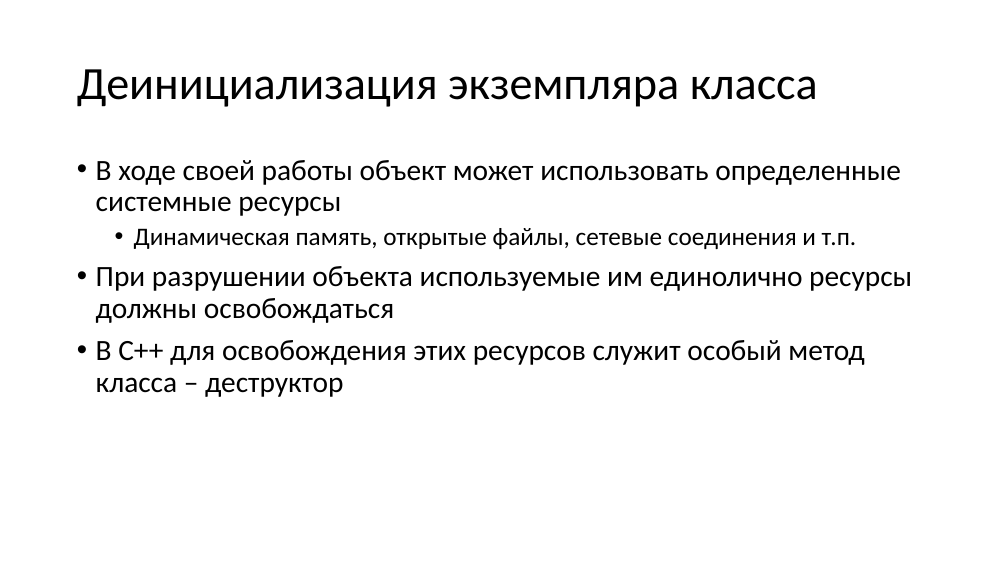
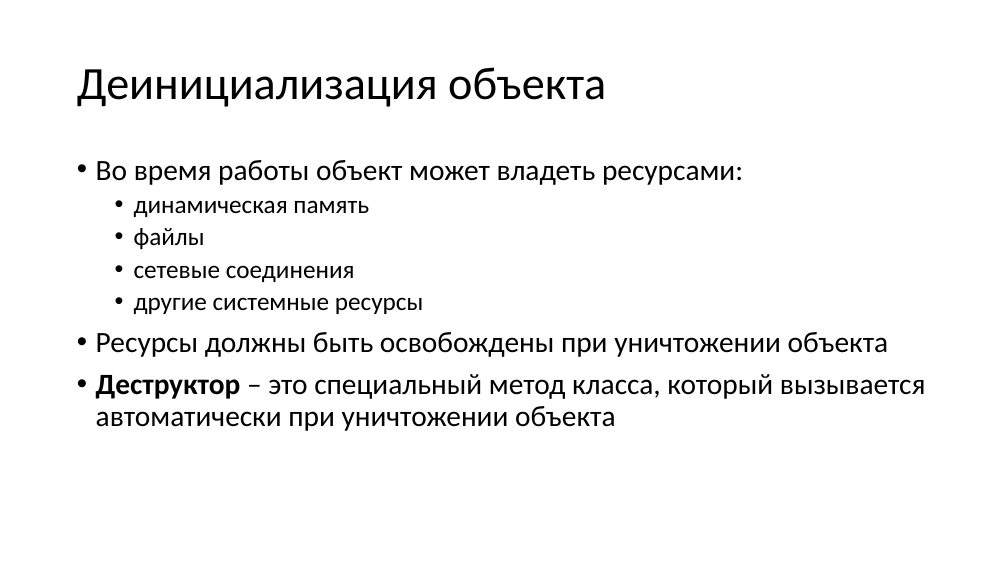
Before and after one commit to alexey-malov/oop, a slide deck: slide 95 of lectures/02/Основы ООП.pptx (slide 94 before the commit). Drawn at 1008x567 pixels with LibreOffice and Linux fonts; fonts in the diff are those of the drawing. Boxes give left, top, right and bottom in pixels: in the first picture for what was removed or moved away, otherwise in the second. Text is boxed around its words. In the diff, an @@ line names an element or a change of style, - is before the commit and + after.

```diff
--- a/lectures/02/Основы ООП.pptx
+++ b/lectures/02/Основы ООП.pptx
@@ title at box(77, 67, 606, 107): text changed @@
-Деинициализация экземпляра класса
+Деинициализация объекта
@@ text at box(96, 160, 926, 431): text changed @@
-• В ходе своей работы объект может использовать определенные системные ресурсы
-  • Динамическая память, открытые файлы, сетевые соединения и т.п.
-• При разрушении объекта используемые им единолично ресурсы должны освобождаться
-• В C++ для освобождения этих ресурсов служит особый метод класса – деструктор
+• Во время работы объект может владеть ресурсами:
+  • динамическая память
+  • файлы
+  • сетевые соединения
+  • другие системные ресурсы
+• Ресурсы должны быть освобождены при уничтожении объекта
+• Деструктор – это специальный метод класса, который вызывается автоматически при уничтожении объекта
```
Also in this commit, not shown: 31 other slides changed, 4 slides added, 4 slides removed.
